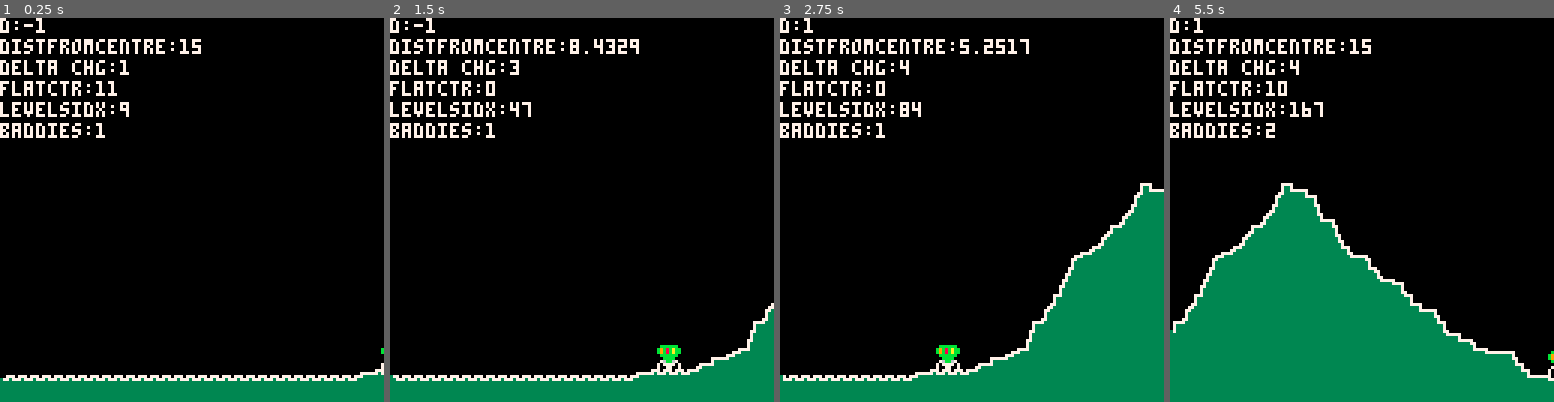
Above: before the commit, frames 1-4 (left to right).
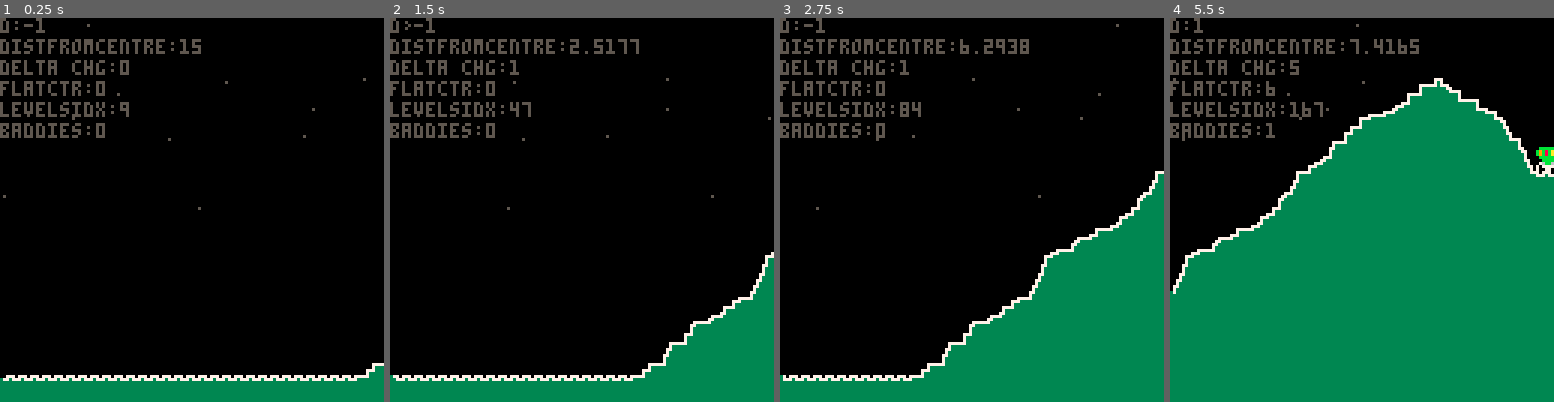
Above: after the commit, the same moments.

Repository: alexhunsley/pico-raider
Game: PICO-8 cartridge raider.p8
Same seed, same stepped clock (60 frames per second), same inputs: the game is played once before the commit and once after it.
Inputs:
- Up to frame 1 (0.25 s): no input
- Up to frame 2 (1.5 s): no input
- Up to frame 3 (2.75 s): no input
- Up to frame 4 (5.5 s): no input

The runs differ from the first frame. In frame 1, 3.5% of the frame differs, in the area x 0-100%, y 0-94%; in frame 2, 7.3%; in frame 3, 8.8%; in frame 4, 38%, in the area x 0-100%, y 0-95%.

Commit message:
remove depot sprites once off screen, add imperfect stars

Diff:
--- a/raider.p8
+++ b/raider.p8
@@ -2,7 +2,8 @@
 version 8
 __lua__
 baddies={}
-
+stars={}
+numstars=10
 
 level=120
 flatmode=1
@@ -39,8 +40,26 @@
 -- height on-screen
 levelsidx=1
 
+function createstars()
+ for i=1,numstars do
+  star={}
+  star.x=rnd(128)
+  star.y=rnd(80)
+  star.dx=(1+rnd(3))/4
+  add(stars,star)
+ end
+end
+
+function updatestar(star)
+ star.x-=star.dx
+ if (star.x<0) then
+  star.x+=128
+ end
+end
+
 function _init()
  srand(314)
+ createstars()
  for i=1,128 do
   if i%4 > 1 then
    levels[i]=120
@@ -111,15 +130,16 @@
 
 function updatebaddy(baddy)
  baddy.x-=1
- --if baddy.x<-8 then
- -- remove(baddies,baddy)
- --end
+ if baddy.x<-7 then
+  del(baddies,baddy)
+ end
 end
 
 function _update()
 -- fr=(fr+1)%128
  levelsidx+=1
  updatelevel()
+ foreach(stars,updatestar)
 
  if flatcounter==0 then
   if rnd(100)<chanceflat then
@@ -140,8 +160,13 @@
  spr(1,s.x,s.y)
 end
 
+function drawstar(s)
+ pset(s.x,s.y,5)
+end
+
 function _draw()
  cls()
+ foreach(stars,drawstar)
 -- spr(1,1,80)
  print("d:"..leveldelta,0,0)
  print("distfromcentre:"..distfromcentre,0,7)
